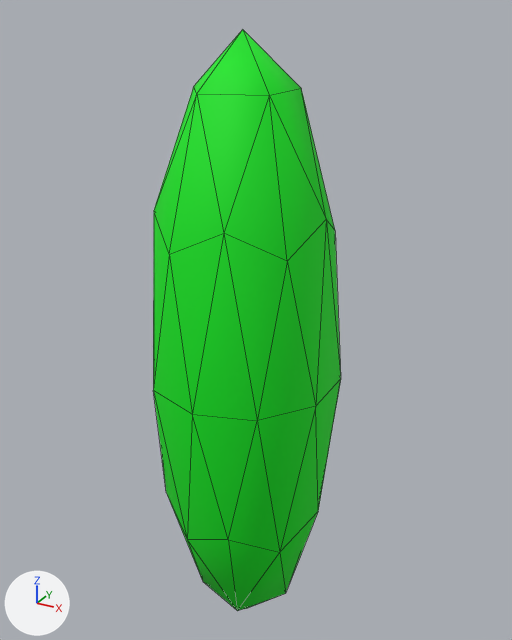
Two versions of the glTF model assets/seaweed/mesh.glb, one commit apart.
Camera for both pictures: a 50 mm lens placed at (0.164, -0.287, 0.174), pointed at (0.0, 0.012, 0.024). Lighting does not change. The marker at lower left points along +X, +Y and +Z. The first picture is the older version. Mesh edges are drawn as thin lines. Where no turn or scale is listed for an object, it has been applied to the vertices.

The older version as bpy lines, for what is in view:
```python
me_icosphere_001 = bpy.data.meshes.new('Icosphere.001')
me_icosphere_001.from_pydata(...)  # an icosphere of 80 faces spanning x -0.048..0.048, y -0.05..0.05, z -0.165..0.165
me_icosphere_001.materials.append(mat_material)  # green #00e71b
ob_icosphere = bpy.data.objects.new('Icosphere', me_icosphere_001)
ob_icosphere.location = (0.0, 0.0, 0.0)
```
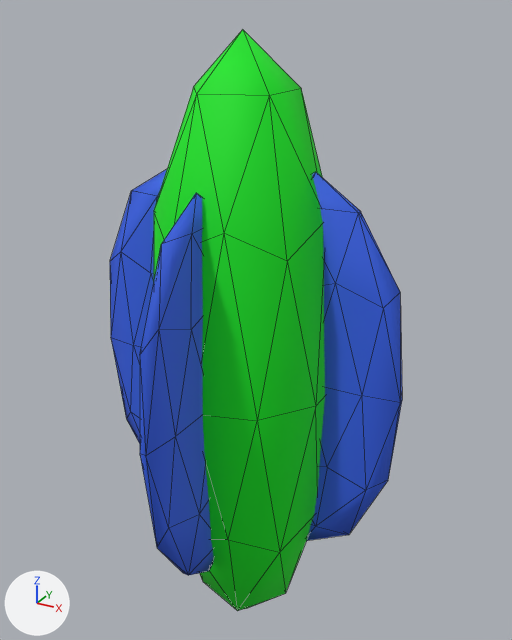
Where the change shows, as pixel boxes (x1, y1, x2, y2) in the pictures (512 x 640 px):
'Icosphere.002', added (blue)
    after: (307, 172, 402, 541)
'Icosphere.004', added (blue)
    after: (140, 193, 214, 575)
'Icosphere.001', added (blue)
    after: (110, 169, 167, 444)

Edits to the bpy script that builds the scene:
```text
Add mat_material_004:
    mat_material_004 = principled_material('Material.004')
    mat_material_004.base_color = (0.0359, 0.121, 0.8)  # blue #3562e7
    mat_material_004.roughness = 0.754
Add mat_material_002:
    mat_material_002 = principled_material('Material.002')
    mat_material_002.base_color = (0.0359, 0.121, 0.8)  # blue #3562e7
    mat_material_002.roughness = 0.754
Add mat_material_001:
    mat_material_001 = principled_material('Material.001')
    mat_material_001.base_color = (0.0359, 0.121, 0.8)  # blue #3562e7
    mat_material_001.roughness = 0.754
Add me_icosphere_005:
    me_icosphere_005.from_pydata(...)  # 42 vertices, 80 faces; spans x -0.005..0.005, y -0.048..0.048, z -0.103..0.103
    me_icosphere_005.materials.append(mat_material_004)  # blue #3562e7
Add me_icosphere_003:
    me_icosphere_003.from_pydata(...)  # 42 vertices, 80 faces; spans x -0.048..0.048, y -0.005..0.005, z -0.103..0.103
    me_icosphere_003.materials.append(mat_material_002)  # blue #3562e7
Add me_icosphere_002:
    me_icosphere_002.from_pydata(...)  # 42 vertices, 80 faces; spans x -0.048..0.048, y -0.005..0.005, z -0.103..0.103
    me_icosphere_002.materials.append(mat_material_001)  # blue #3562e7
Add ob_icosphere_004:
    ob_icosphere_004 = bpy.data.objects.new('Icosphere.004', me_icosphere_005)
    ob_icosphere_004.location = (0.0, -0.0404, 0.0)
Add ob_icosphere_002:
    ob_icosphere_002 = bpy.data.objects.new('Icosphere.002', me_icosphere_003)
    ob_icosphere_002.location = (0.0366, 0.0, 0.005)
Add ob_icosphere_001:
    ob_icosphere_001 = bpy.data.objects.new('Icosphere.001', me_icosphere_002)
    ob_icosphere_001.location = (-0.0407, 0.0, 0.0)
```
